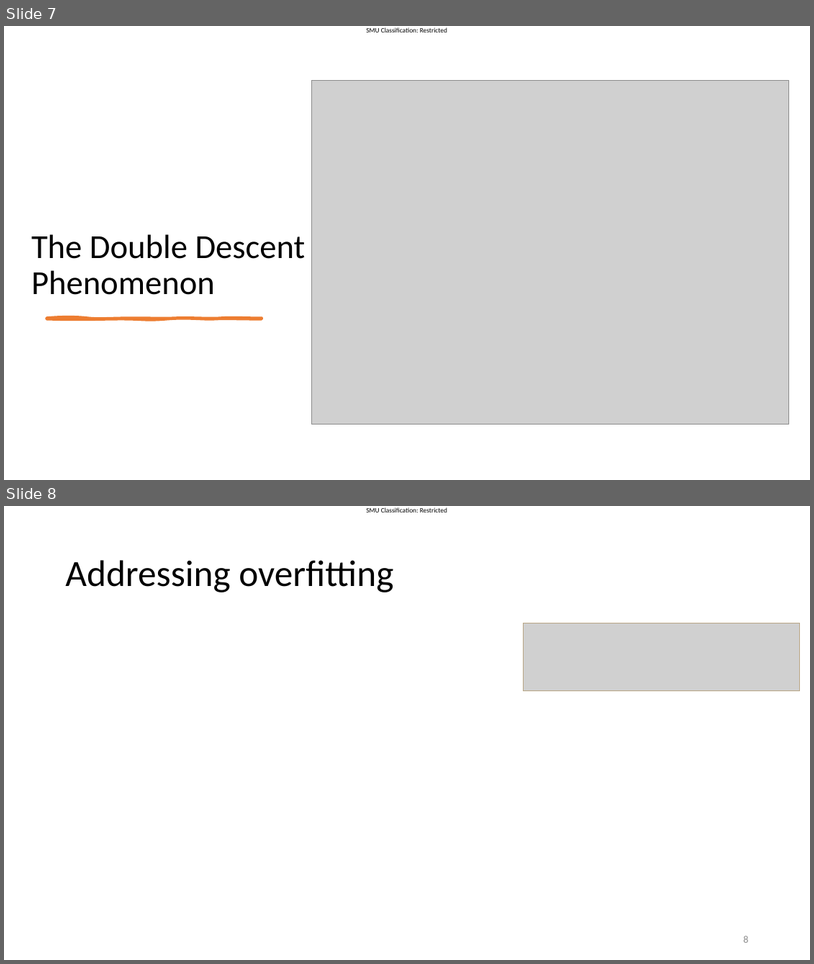
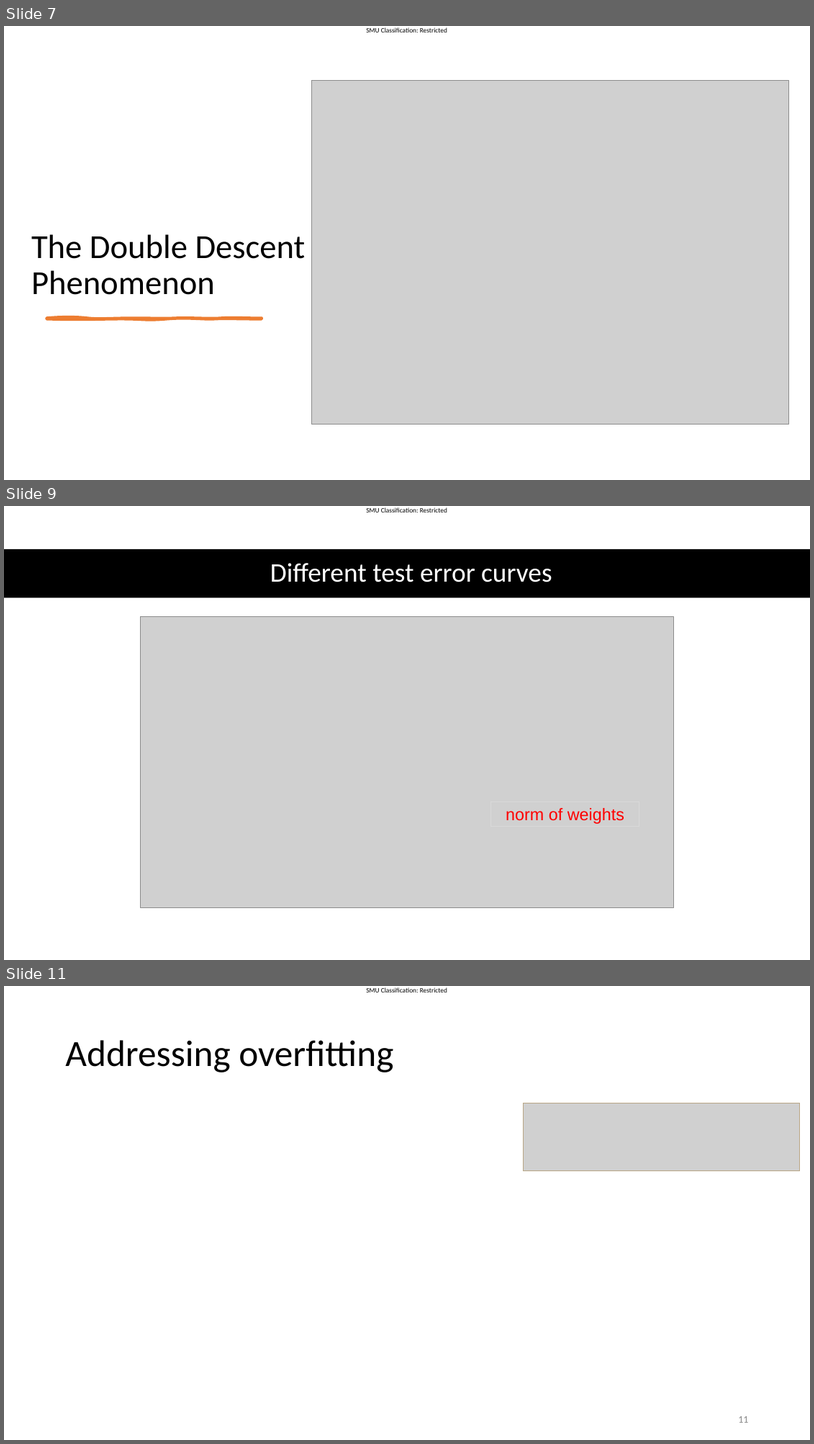
Before and after one commit to SMUMQF2425/qf624_qf632_2025, a slide deck: Lecture slides - Week 7.pptx. Shown one above the other, each under a label of ours: slides 7 and 8 before the commit, slides 7, 9 and 11 after it; the slides between them are not shown. The pictures are 814x964 and 814x1444 pixels, drawn with LibreOffice and Linux fonts; fonts in the diff are those of the drawing; grey boxes stand for pictures. Boxes give left, top, right and bottom in pixels: in the first picture for what was removed or moved away, otherwise in the second. Text is boxed around its words. In the diff, an @@ line names an element or a change of style, - is before the commit and + after.

```diff
--- a/Lecture slides - Week 7.pptx
+++ b/Lecture slides - Week 7.pptx
@@ slide 9 added at (4,506,810,960), background #FFFFFF; not listed: 1 template element that a slide beside it also shows @@
@@ rectangle added at (4,549,810,598), fill #000000 @@
@@ title added at (270,563,552,582), 32 pt, text #FFFFFF @@
+Different test error curves
@@ picture added at (141,617,674,908) @@
@@ rectangle added at (491,802,640,826), outline #D9D9D9 0.75 pt, 20 pt, text #FF0000 @@
+norm of weights
@@ what was slide 8 is now slide 11 @@
@@ page number at (738,1416,748,1422): text changed @@
-8
+11
```
Also in this commit, not shown: 10 slides changed, 7 other slides added, 1 slide removed, 1 other file.
